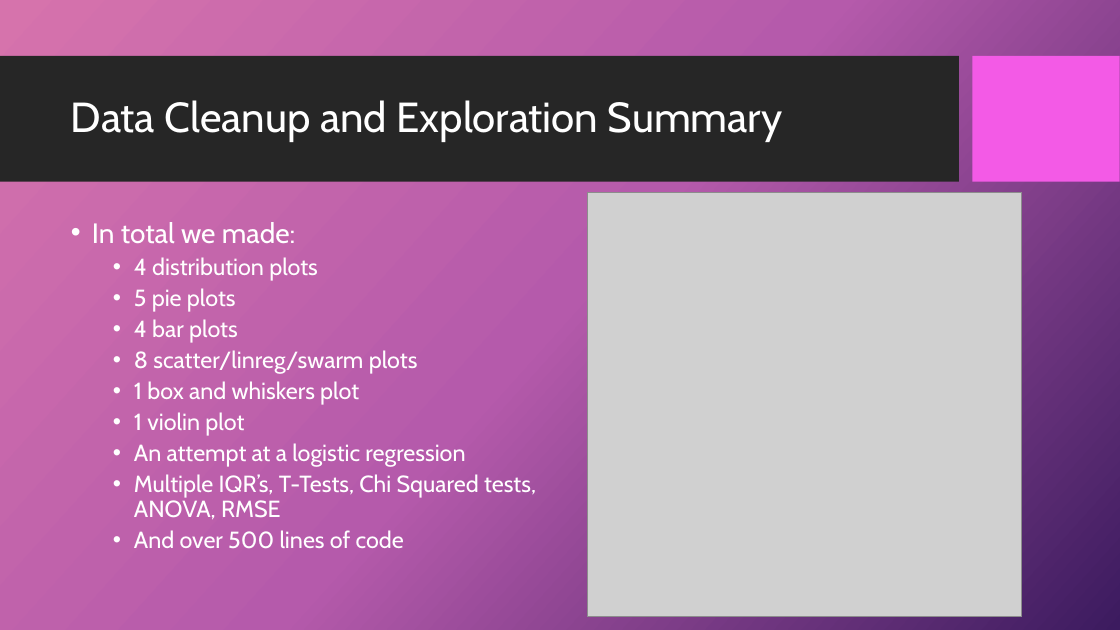
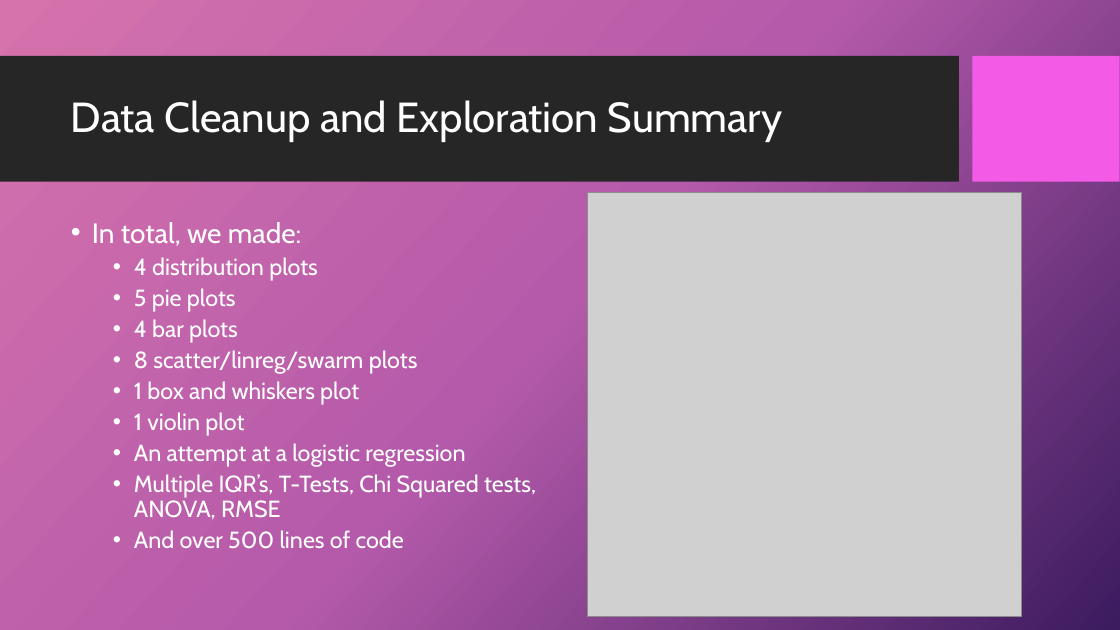
Before and after one commit to 4Reference/Project1, a slide deck: slide 6 of Data Science_Project 1_Group2.pptx (slide 7 before the commit). Drawn at 1120x630 pixels with LibreOffice and Linux fonts; fonts in the diff are those of the drawing; grey boxes stand for pictures; background and template pictures are left out. Boxes give left, top, right and bottom in pixels: in the first picture for what was removed or moved away, otherwise in the second. Text is boxed around its words. In the diff, an @@ line names an element or a change of style, - is before the commit and + after.

```diff
--- a/Data Science_Project 1_Group2.pptx
+++ b/Data Science_Project 1_Group2.pptx
@@ text at [92, 222, 302, 246]: text changed @@
-• In total we made:
+• In total, we made:
```
Also in this commit, not shown: 9 other slides changed, 1 slide added, 2 slides removed.
